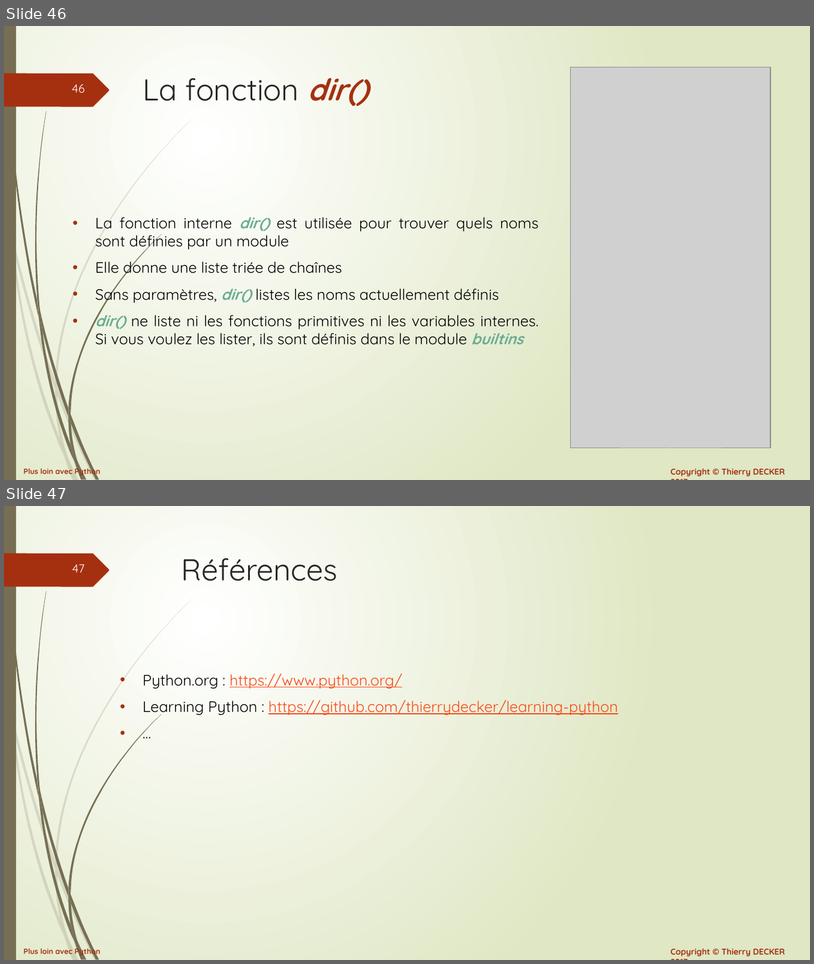
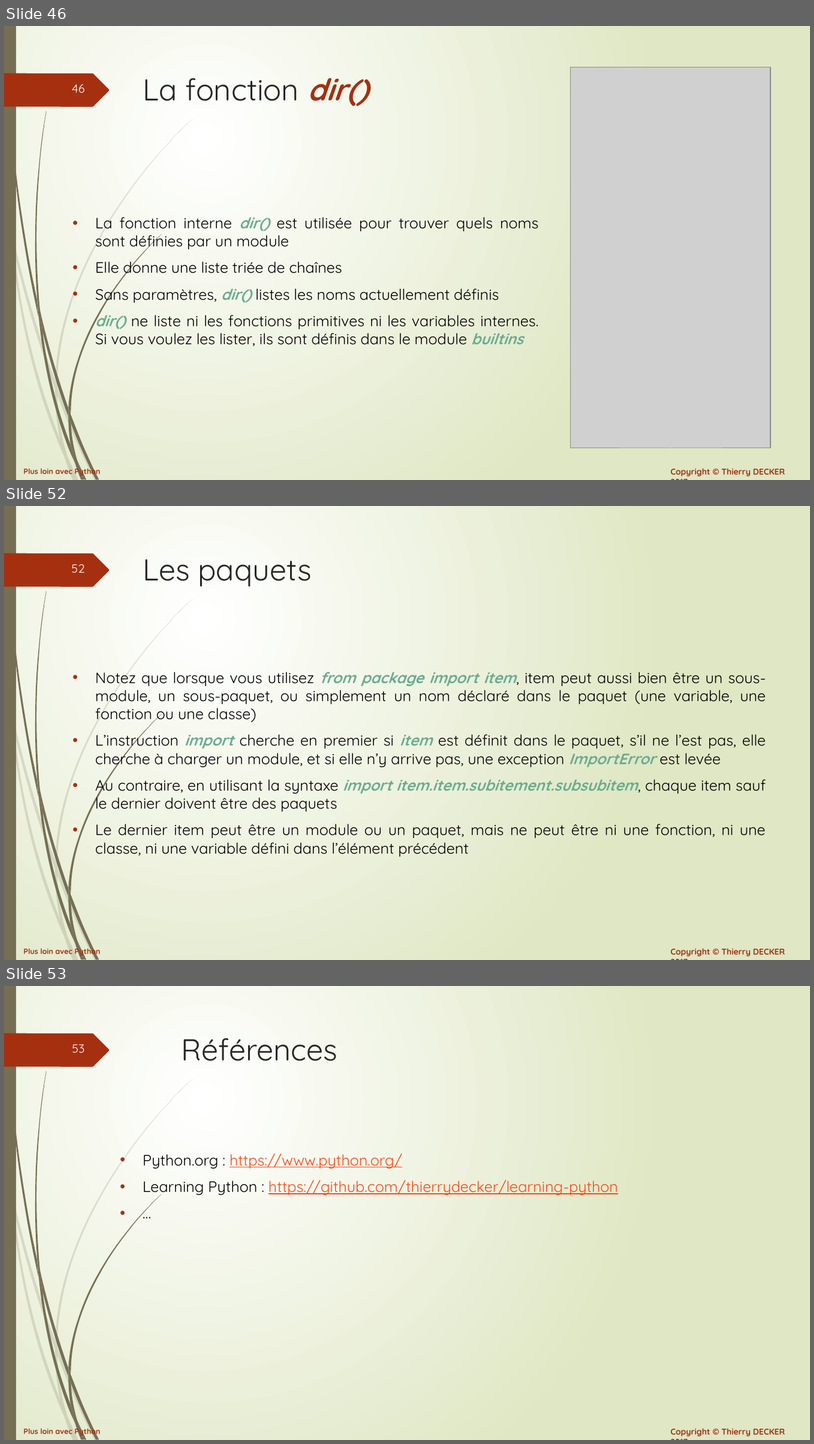
Before and after one commit to VikmanTheRacoon/learning-python, a slide deck: documentations/python-102.pptx. Shown one above the other, each under a label of ours: slides 46 and 47 before the commit, slides 46, 52 and 53 after it; the slides between them are not shown. The pictures are 814x964 and 814x1444 pixels, drawn with LibreOffice and Linux fonts; fonts in the diff are those of the drawing; grey boxes stand for pictures. Boxes give left, top, right and bottom in pixels: in the first picture for what was removed or moved away, otherwise in the second. Text is boxed around its words. In the diff, an @@ line names an element or a change of style, - is before the commit and + after.

```diff
--- a/documentations/python-102.pptx
+++ b/documentations/python-102.pptx
@@ slide 52 added at (4, 506, 810, 960), background gradient #FFFFFF to #DFE8C4; not listed: 27 template elements that a slide beside it also shows @@
@@ title added at (143, 559, 312, 586), 36 pt, text #262626 @@
+Les paquets
@@ text added at (95, 672, 767, 856), 18 pt, text #000000 @@
+• Notez que lorsque vous utilisez from package import item, item peut aussi bien être un sous-module, un sous-paquet, ou simplement un nom déclaré dans le paquet (une variable, une fonction ou une classe)
+• L’instruction import cherche en premier si item est définit dans le paquet, s’il ne l’est pas, elle cherche à charger un module, et si elle n’y arrive pas, une exception ImportError est levée
+• Au contraire, en utilisant la syntaxe import item.item.subitement.subsubitem, chaque item sauf le dernier doivent être des paquets
+• Le dernier item peut être un module ou un paquet, mais ne peut être ni une fonction, ni une classe, ni une variable défini dans l’élément précédent
@@ what was slide 47 is now slide 53 @@
@@ page number at (72, 1044, 85, 1053): text changed @@
-47
+53
```
Also in this commit, not shown: 5 other slides added, 1 other file.
